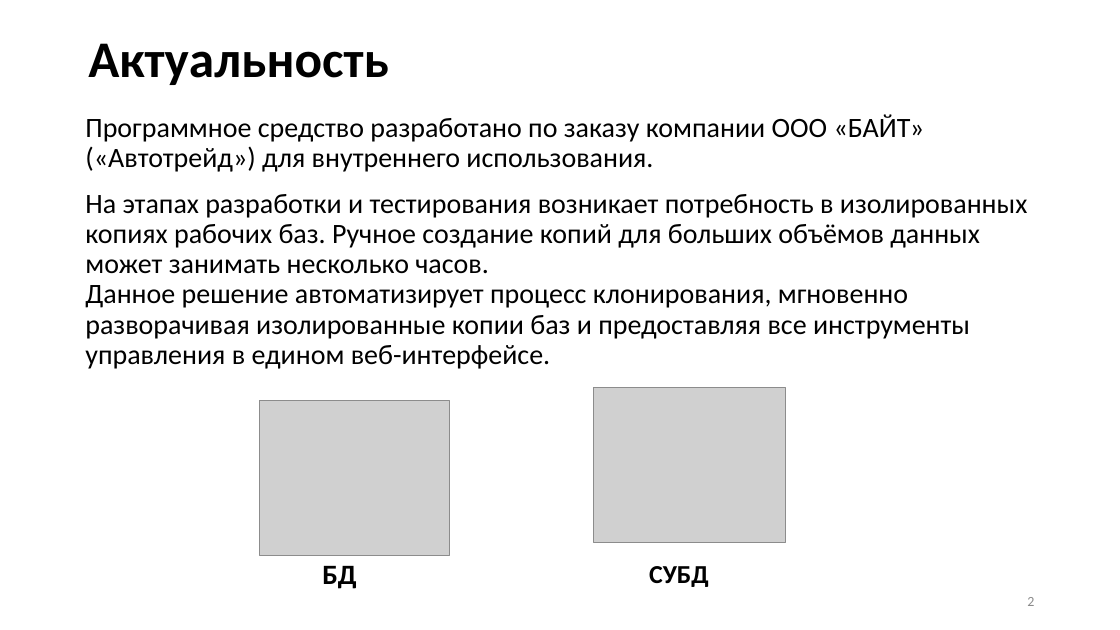
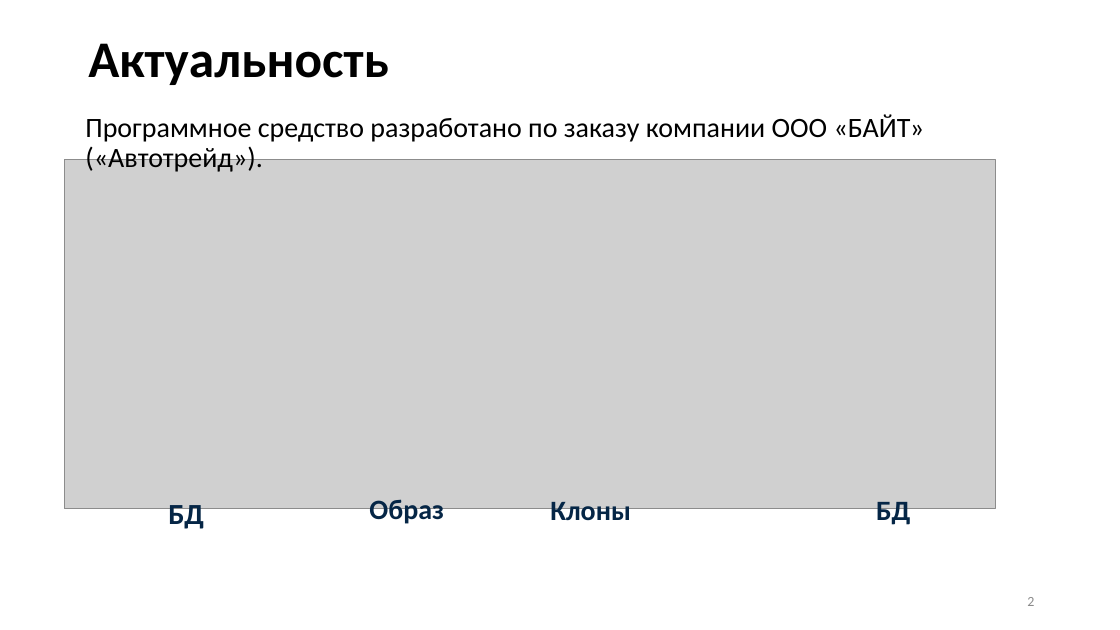
Before and after one commit to Hansola1/VKI, a slide deck: slide 2 of Диплом/Презентация/Бородина_Анастасия_Владимировна_2207Д2_06.05.26.pptx. Drawn at 1120x630 pixels with LibreOffice and Linux fonts; fonts in the diff are those of the drawing; grey boxes stand for pictures. Boxes give left, top, right and bottom in pixels: in the first picture for what was removed or moved away, otherwise in the second. Text is boxed around its words. In the diff, an @@ line names an element or a change of style, - is before the commit and + after.

```diff
--- a/Диплом/Презентация/Бородина_Анастасия_Владимировна_2207Д2_06.05.26.pptx
+++ b/Диплом/Презентация/Бородина_Анастасия_Владимировна_2207Д2_06.05.26.pptx
@@ text at [85, 114, 925, 172]: text changed @@
-Программное средство разработано по заказу компании ООО «БАЙТ» («Автотрейд») для внутреннего использования.
+Программное средство разработано по заказу компании ООО «БАЙТ» («Автотрейд»).
@@ picture added at [64, 160, 995, 509] @@
@@ text removed at [85, 194, 1028, 369] @@
-На этапах разработки и тестирования возникает потребность в изолированных копиях рабочих баз. Ручное создание копий для больших объёмов данных может занимать несколько часов.
-Данное решение автоматизирует процесс клонирования, мгновенно разворачивая изолированные копии баз и предоставляя все инструменты управления в едином веб-интерфейсе.
@@ picture removed at [594, 387, 786, 542] @@
@@ picture removed at [259, 401, 449, 555] @@
@@ text "БД": place and size @@
-text "БД" at [322, 566, 356, 589]
+text "БД" at [168, 505, 204, 532]
@@ text "БД" at [168, 505, 204, 532]: size 24 to 25 pt, text colour #000000 to #052646 @@
@@ text added at [369, 499, 444, 526], 24 pt, text #052646, bold @@
+Образ
@@ text added at [550, 502, 631, 527], 24 pt, text #052646, bold @@
+Клоны
@@ text added at [876, 502, 910, 527], 24 pt, text #052646, bold @@
+БД
@@ text removed at [649, 566, 709, 587] @@
-СУБД
```
Also in this commit, not shown: 6 other slides changed, 7 other files.
